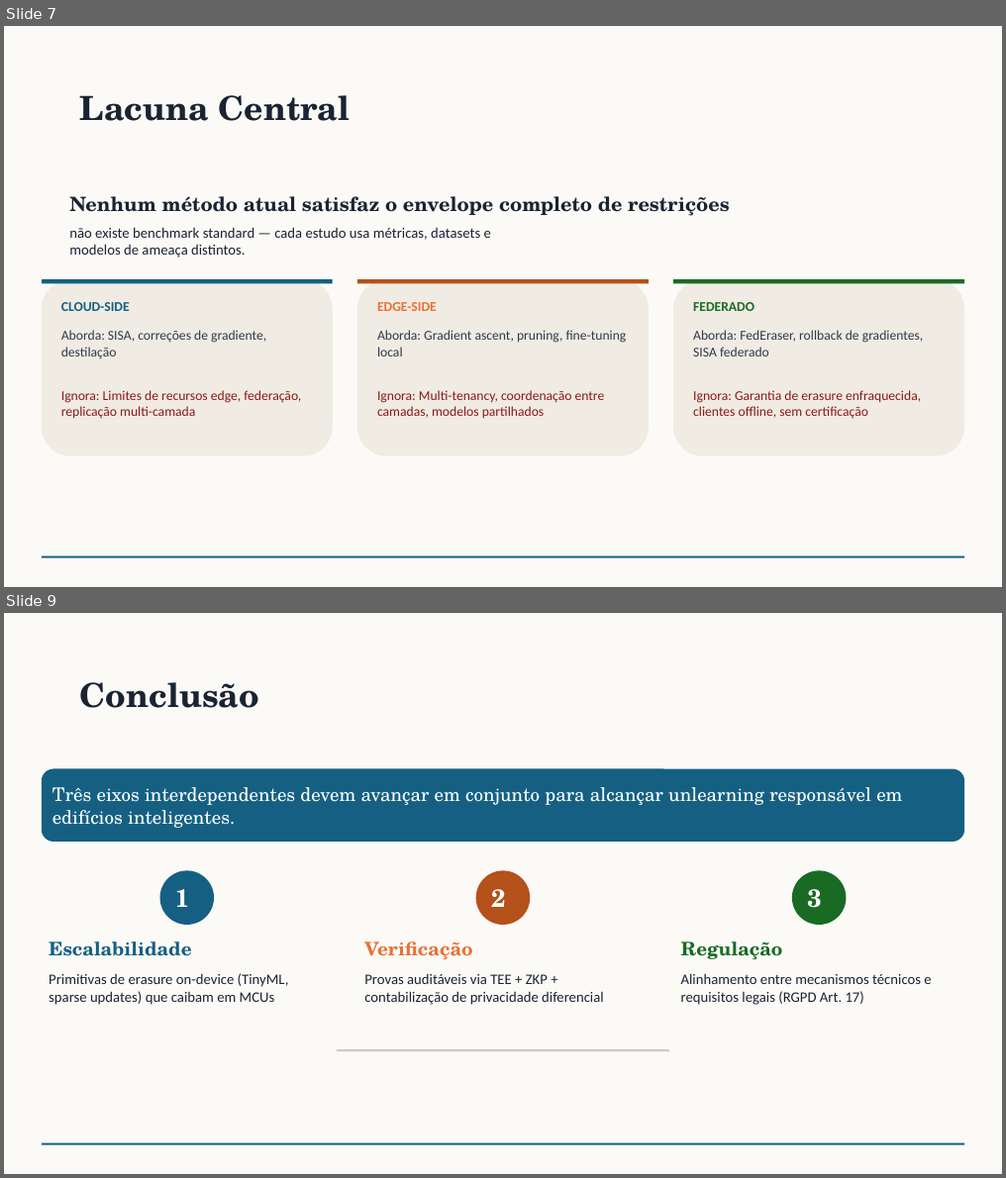
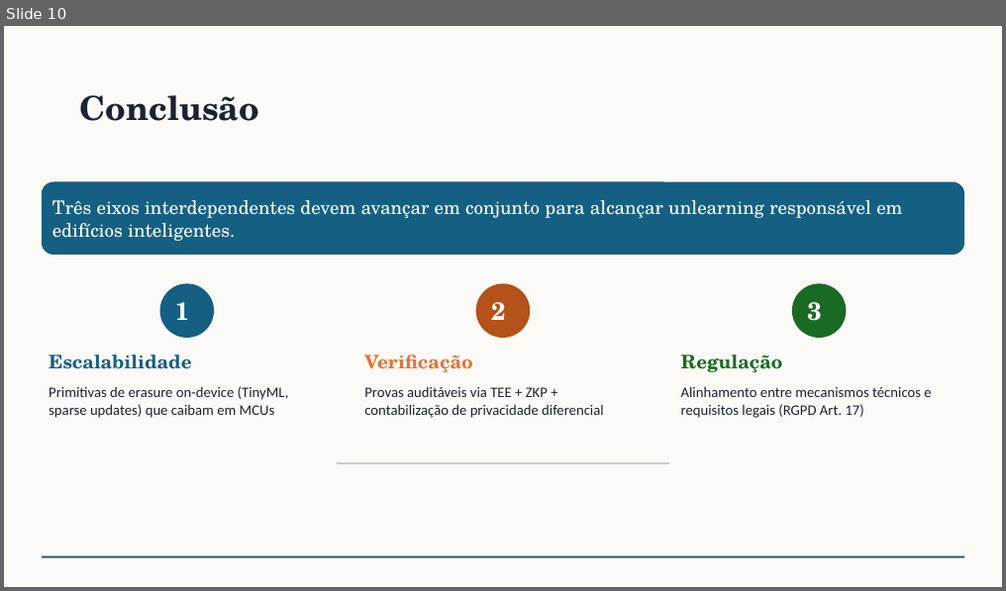
Before and after one commit to rafaeldpsilva/sa4cps-vault, a slide deck: Entregas PhD/machine-unlearning.pptx. Shown one above the other, each under a label of ours: slides 7 and 9 before the commit, slide 10 after it; the slides between them are not shown. The pictures are 1006x1178 and 1006x591 pixels, drawn with LibreOffice and Linux fonts; fonts in the diff are those of the drawing. Boxes give left, top, right and bottom in pixels: in the first picture for what was removed or moved away, otherwise in the second. Text is boxed around its words. In the diff, an @@ line names an element or a change of style, - is before the commit and + after.

```diff
--- a/Entregas PhD/machine-unlearning.pptx
+++ b/Entregas PhD/machine-unlearning.pptx
@@ slide 7 removed at box(4, 26, 1002, 587), background #FBFAF7; not listed: 1 template element that a slide beside it also shows @@
@@ title removed at box(80, 95, 350, 121) @@
-Lacuna Central
@@ text removed at box(69, 196, 730, 216) @@
-Nenhum método atual satisfaz o envelope completo de restrições
@@ text removed at box(69, 227, 491, 258) @@
-não existe benchmark standard — cada estudo usa métricas, datasets e modelos de ameaça distintos.
@@ rounded rectangle removed at box(42, 279, 333, 457) @@
@@ rectangle removed at box(42, 279, 333, 284) @@
@@ rounded rectangle removed at box(357, 279, 648, 457) @@
@@ rectangle removed at box(357, 279, 648, 284) @@
@@ rounded rectangle removed at box(673, 279, 964, 457) @@
@@ rectangle removed at box(673, 279, 964, 284) @@
@@ text removed at box(61, 302, 130, 311) @@
-CLOUD-SIDE
@@ text removed at box(377, 302, 437, 311) @@
-EDGE-SIDE
@@ text removed at box(693, 302, 754, 311) @@
-FEDERADO
@@ text removed at box(61, 330, 266, 360) @@
-Aborda: SISA, correções de gradiente, destilação
@@ text removed at box(377, 330, 627, 357) @@
-Aborda: Gradient ascent, pruning, fine-tuning local
@@ text removed at box(693, 330, 923, 357) @@
-Aborda: FedEraser, rollback de gradientes, SISA federado
@@ text removed at box(61, 390, 301, 419) @@
-Ignora: Limites de recursos edge, federação, replicação multi-camada
@@ text removed at box(377, 390, 605, 418) @@
-Ignora: Multi-tenancy, coordenação entre camadas, modelos partilhados
@@ text removed at box(693, 390, 921, 419) @@
-Ignora: Garantia de erasure enfraquecida, clientes offline, sem certificação
@@ what was slide 9 is now slide 10 @@
```
Also in this commit, not shown: 4 slides changed, 5 slides added, 3 other slides removed.
